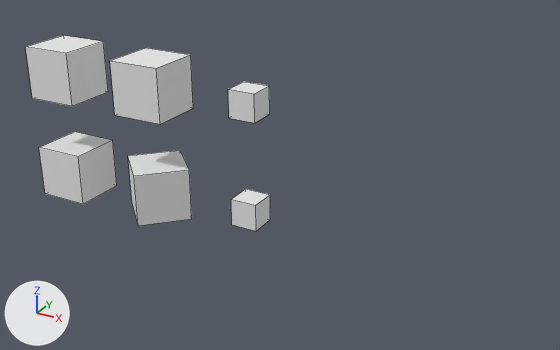
A saved change to the Blender file scenes/06_parent-inverse-anim.blend.
Before and after are seen from a camera (50 mm lens) standing at (12.83, -21.19, 12.18) and looking at (1.06, 0.21, 1.48). Every picture has the same lights, and +X, +Y and +Z are marked at lower left. Mesh edges are drawn as thin lines.

The older version as bpy lines, for what is in view:
```python
me_cube_002 = bpy.data.meshes.new('Cube.002')
me_cube_002.from_pydata(...)  # a box spanning x -1.0..1.0, y -1.0..1.0, z -1.0..1.0
me_cube_002.materials.append(mat_material)  # white #e7e7e7
me_cube_003 = bpy.data.meshes.new('Cube.003')
me_cube_003.from_pydata(...)  # a box spanning x -1.0..1.0, y -1.0..1.0, z -1.0..1.0
me_cube_003.materials.append(mat_material)  # white #e7e7e7
me_cube_004 = bpy.data.meshes.new('Cube.004')
me_cube_004.from_pydata(...)  # a box spanning x -1.0..1.0, y -1.0..1.0, z -1.0..1.0
me_cube_004.materials.append(mat_material)  # white #e7e7e7
ob_childeuler = bpy.data.objects.new('ChildEuler', me_cube_003)
ob_childeuler.parent = ob_parenteuler
ob_childeuler.matrix_parent_inverse = Matrix(((0.707, 0.707, 0.0, 2.828), (-0.707, 0.707, 0.0, -2.828), (0.0, 0.0, 1.0, 0.0), (0.0, 0.0, 0.0, 1.0)))
ob_childeuler.location = (-4.0, 0.0, 4.0)
ob_parenteuler = bpy.data.objects.new('ParentEuler', me_cube_002)
ob_parenteuler.location = (-4.0, 0.0, 0.0)
ob_parenteuler.rotation_euler = (0.0, 0.0, 0.785)  # degrees (0, 0, 45)
ob_parentscale = bpy.data.objects.new('ParentScale', me_cube_004)
ob_parentscale.location = (0.0, 0.0, 0.0)
ob_parentscale.scale = (0.5, 0.5, 0.5)
# also in view: 'ParentLocation' at (-8.0, 0.0, 0.0); 'ChildScale' at (0.0, 0.0, 4.0); 'ChildLocation' at (-8.0, 0.0, 4.0)
```
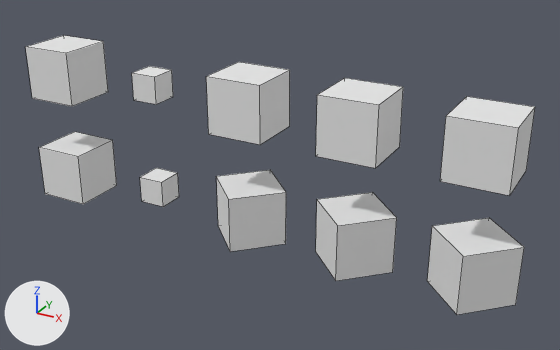
Changed parts and their boxes [x1, y1, x2, y2] in the pictures (560 x 350 px):
'ChildEuler', moved
    before: [110, 48, 193, 124]
    after: [206, 62, 290, 145]
'ParentEuler', moved
    before: [128, 150, 192, 226]
    after: [216, 170, 286, 252]
'ParentAxisAngle', added
    after: [427, 218, 524, 315]
'ChildAxisAngle', added
    after: [440, 97, 535, 196]
'ChildQuaternion', added
    after: [316, 78, 403, 168]
'ParentQuaternion', added
    after: [316, 192, 397, 281]

What changed in the scene script:
```text
Change ob_parenteuler:
    ob_parenteuler.location: (-4.0, 0.0, 0.0) -> (0.0, 0.0, 0.0)
Add ob_childquaternion:
    ob_childquaternion = bpy.data.objects.new('ChildQuaternion', me_cube_003.copy())  # the mesh of ob_childeuler
    ob_childquaternion.parent = ob_parentquaternion
    ob_childquaternion.matrix_parent_inverse = Matrix(((0.707, 0.707, 0.0, 2.828), (-0.707, 0.707, 0.0, -2.828), (0.0, 0.0, 1.0, 0.0), (0.0, 0.0, 0.0, 1.0)))
    ob_childquaternion.location = (-4.0, 0.0, 4.0)
Add ob_parentquaternion:
    ob_parentquaternion = bpy.data.objects.new('ParentQuaternion', me_cube_003.copy())  # the mesh of ob_childeuler
    ob_parentquaternion.location = (4.0, 0.0, 0.0)
    ob_parentquaternion.rotation_euler = (0.0, 0.0, 0.785)  # degrees (0, 0, 45)
Add ob_childaxisangle:
    ob_childaxisangle = bpy.data.objects.new('ChildAxisAngle', me_cube_003.copy())  # the mesh of ob_childeuler
    ob_childaxisangle.parent = ob_parentaxisangle
    ob_childaxisangle.matrix_parent_inverse = Matrix(((0.707, 0.707, 0.0, 2.828), (-0.707, 0.707, 0.0, -2.828), (0.0, 0.0, 1.0, 0.0), (0.0, 0.0, 0.0, 1.0)))
    ob_childaxisangle.location = (-4.0, 0.0, 4.0)
    ob_childaxisangle.rotation_mode = 'AXIS_ANGLE'
    ob_childaxisangle.rotation_axis_angle = (0.0, 0.0, 1.0, 0.0)
Add ob_parentaxisangle:
    ob_parentaxisangle = bpy.data.objects.new('ParentAxisAngle', me_cube_003.copy())  # the mesh of ob_childeuler
    ob_parentaxisangle.location = (8.0, 0.0, 0.0)
    ob_parentaxisangle.rotation_mode = 'AXIS_ANGLE'
    ob_parentaxisangle.rotation_axis_angle = (0.785, 0.0, 0.0, 1.0)
```
